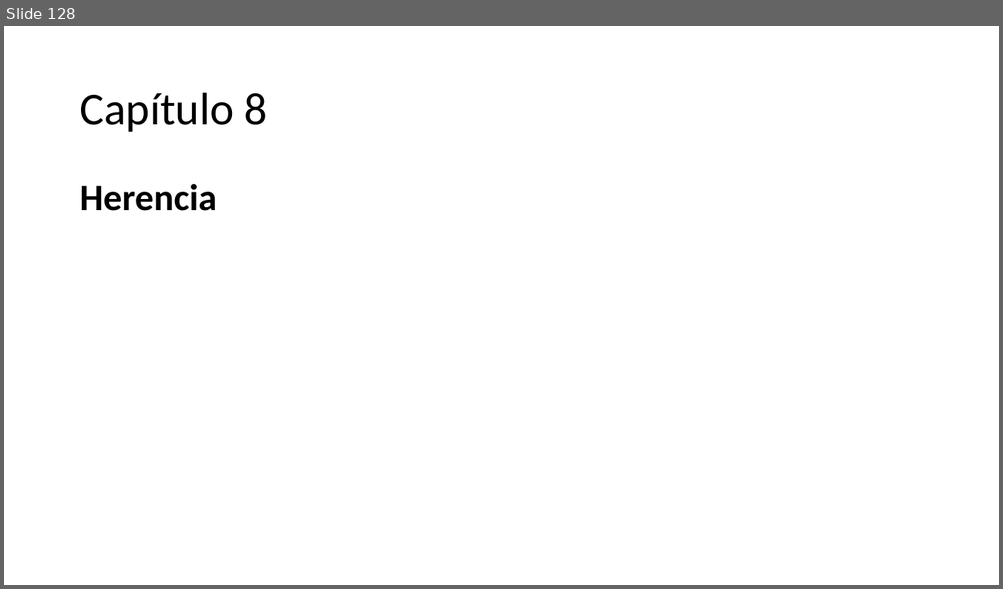
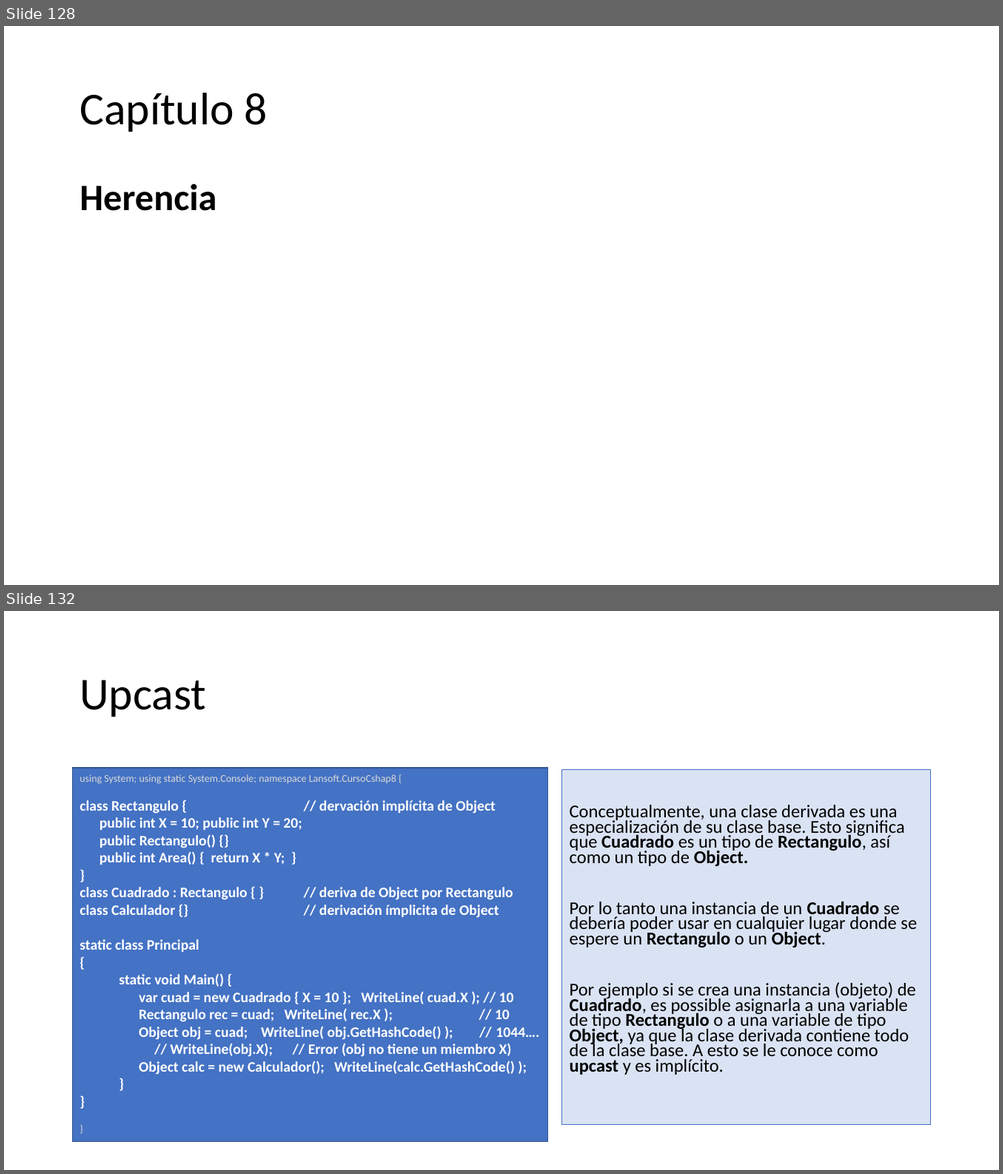
Before and after one commit to AlbertOsinaga/CursoCSharp__8, a slide deck: CSharpQuickReferencia.pptx. Shown one above the other, each under a label of ours: slide 128 before the commit, slides 128 and 132 after it; the slides between them are not shown. The pictures are 1003x589 and 1003x1174 pixels, drawn with LibreOffice and Linux fonts; fonts in the diff are those of the drawing. Boxes give left, top, right and bottom in pixels: in the first picture for what was removed or moved away, otherwise in the second. Text is boxed around its words. In the diff, an @@ line names an element or a change of style, - is before the commit and + after.

```diff
--- a/CSharpQuickReferencia.pptx
+++ b/CSharpQuickReferencia.pptx
@@ slide 132 added at [4,611,999,1170], background #FFFFFF @@
@@ title added at [79,680,206,717], 44 pt, text #000000 @@
+Upcast
@@ rectangle added at [73,768,548,1142], fill #4472C4, outline #325491 1 pt, 14 pt, text #FFFFFF, bold @@
+using System; using static System.Console; namespace Lansoft.CursoCshap8 {
+class Rectangulo { // dervación implícita de Object
+public int X = 10; public int Y = 20;
+public Rectangulo() {}
+public int Area() { return X * Y; }
+}
+class Cuadrado : Rectangulo { } // deriva de Object por Rectangulo
+class Calculador {} // derivación ímplicita de Object
+static class Principal
+{
+static void Main() {
+var cuad = new Cuadrado { X = 10 }; WriteLine( cuad.X ); // 10
+Rectangulo rec = cuad; WriteLine( rec.X ); // 10
+Object obj = cuad; WriteLine( obj.GetHashCode() ); // 1044…. // WriteLine(obj.X); // Error (obj no tiene un miembro X)
+Object calc = new Calculador(); WriteLine(calc.GetHashCode() );
+}
+}
+}
@@ text added at [562,770,930,1125], fill #DAE3F3, outline #4472C4 0.75 pt, 17.5 pt, text #000000 @@
+Conceptualmente, una clase derivada es una especialización de su clase base. Esto significa que Cuadrado es un tipo de Rectangulo, así como un tipo de Object.
+Por lo tanto una instancia de un Cuadrado se debería poder usar en cualquier lugar donde se espere un Rectangulo o un Object.
+Por ejemplo si se crea una instancia (objeto) de Cuadrado, es possible asignarla a una variable de tipo Rectangulo o a una variable de tipo Object, ya que la clase derivada contiene todo de la clase base. A esto se le conoce como upcast y es implícito.
```
Also in this commit, not shown: 8 other slides added.
